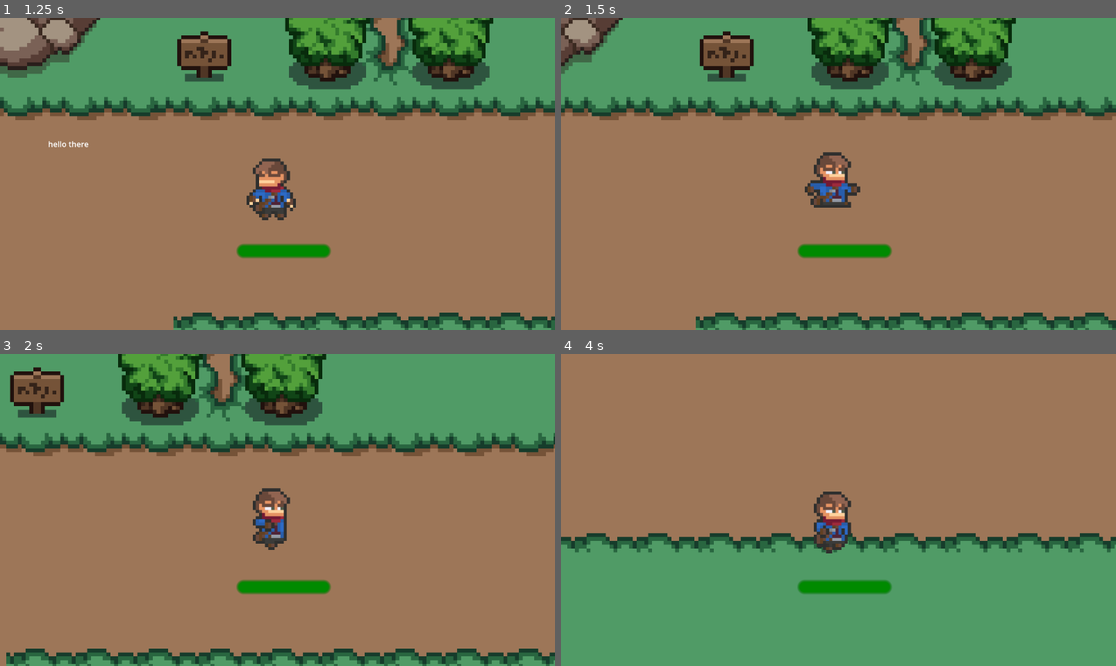
Above: before the commit, frames 1-4 (two rows, left to right).
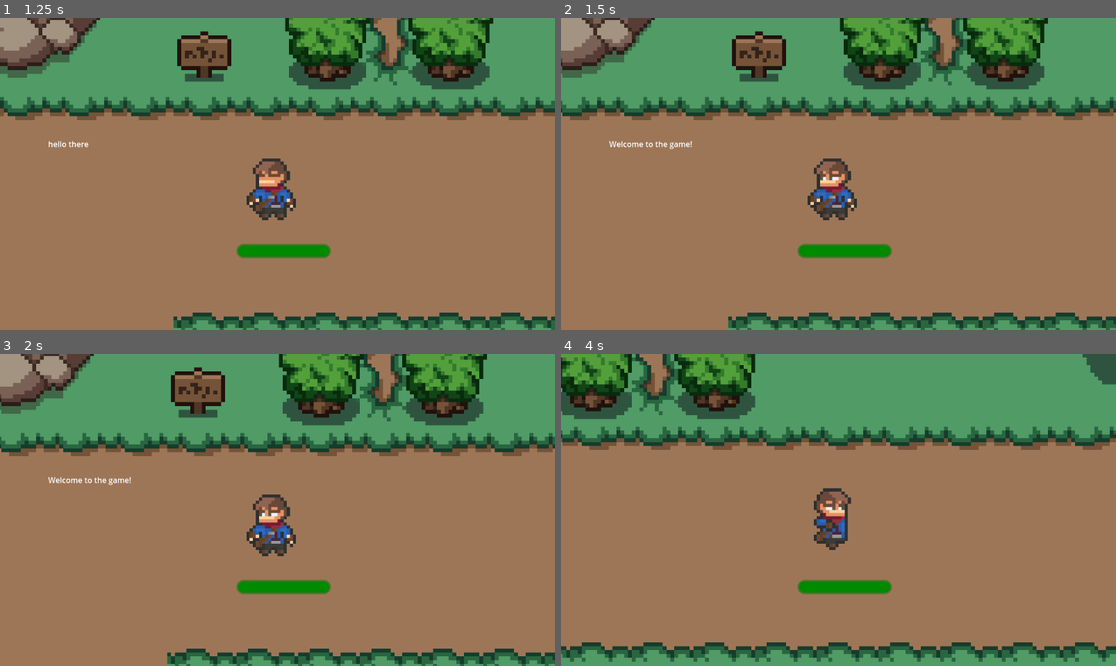
Above: after the commit, the same moments.

Repository: NoahP1608/CS-NEA
Game: Godot game, scene res://main_menu.tscn
The game is run twice, just before and just after one commit, with the same random seed, the same clock (stepped at 60 frames per second) and the same inputs.
Inputs:
- Up to frame 1 (1.25 s): click "Play" at 0.5 s
- Up to frame 2 (1.5 s): tap Enter at 1.25 s; hold Right (ui_right) from 1.28 s (still down); hold E (talk) from 1.28 s (still down)
- Up to frame 3 (2 s): keep holding Right (ui_right); keep holding E (talk)
- Up to frame 4 (4 s): release Right (ui_right) at 2.03 s; release E (talk) at 2.03 s; hold Down (ui_down) 2.03-2.78 s; tap Space (attack) at 2.1 s; tap E (talk) at 2.3, 3.6 s; hold Right (ui_right) 2.78-3.53 s; hold E (talk) 2.78-3.53 s; hold Up (ui_up) from 3.53 s (still down)

Frame 1 is identical in both runs. In frame 2, 20% of the frame differs, in the area x 0-100%, y 0-100%; in frame 3, 25%; in frame 4, 68%, in the area x 0-100%, y 0-99%.

Commit message:
DIALOGUE SYSTEM FULLY FIXED

Diff:
--- a/Scripts/text_area.gd
+++ b/Scripts/text_area.gd
@@ -6,7 +6,7 @@
 
 
 func _process(delta):
-	if active and Input.is_action_pressed("talk"):
+	if active and Input.is_action_just_pressed("talk"):
 		Bus.emit_signal("show_text", text_key)
 
 
--- a/dialogue_player.tscn
+++ b/dialogue_player.tscn
@@ -3,7 +3,7 @@
 [ext_resource type="Script" path="res://Scripts/dialogue_player.gd" id="1_hv60m"]
 
 [node name="DialoguePlayer" type="CanvasLayer"]
-process_mode = 3
+process_mode = 1
 script = ExtResource("1_hv60m")
 text_file = "res://json/dialouge.json"
 
